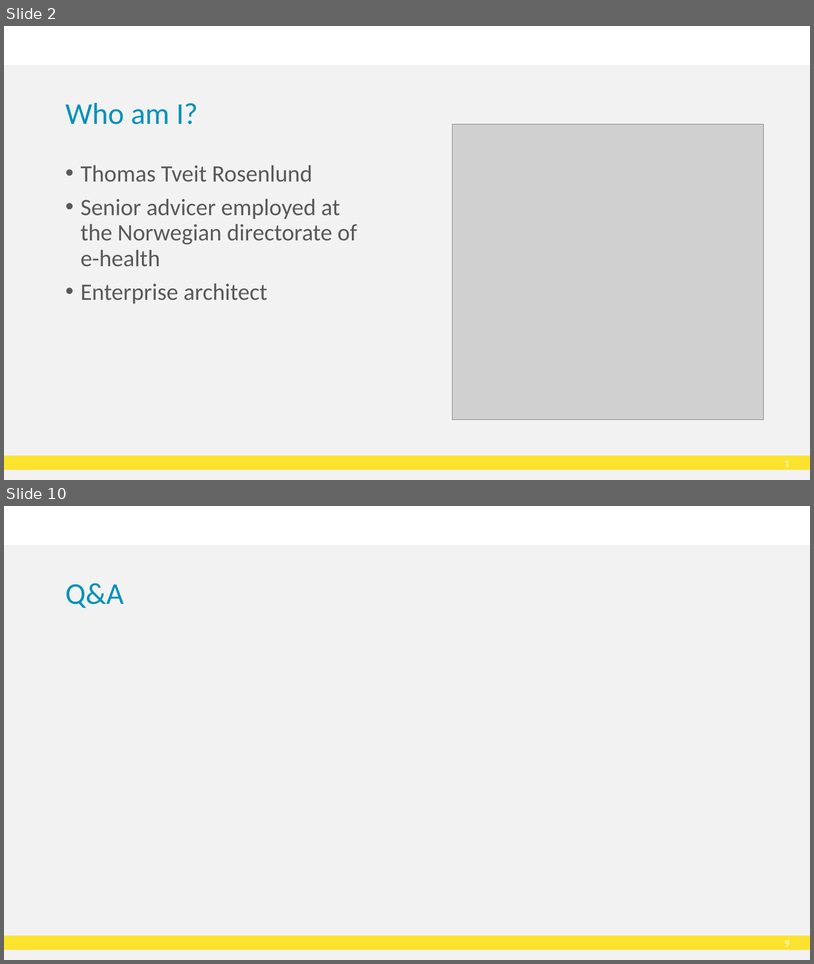
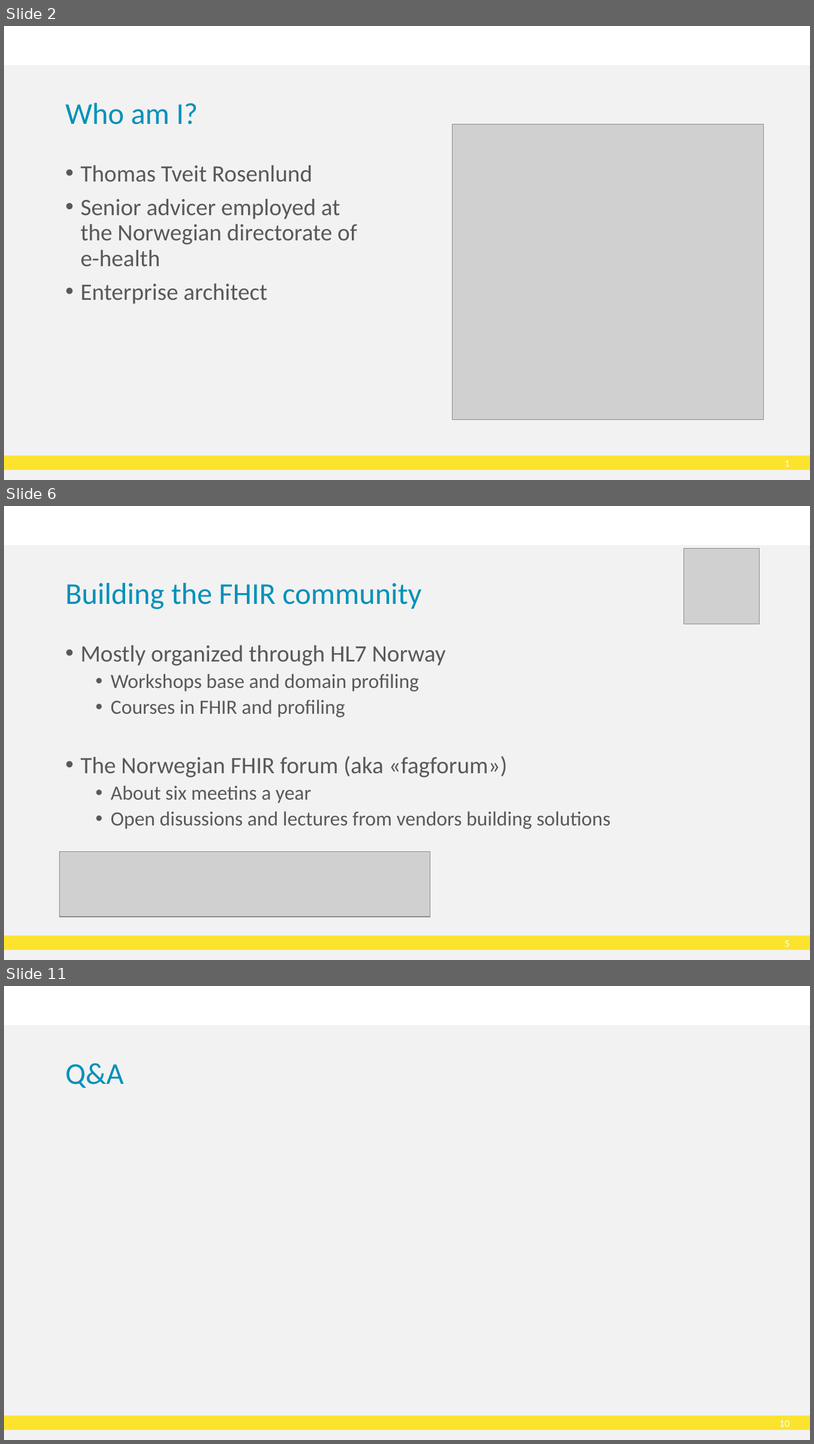
Before and after one commit to HL7Norway/best-practice, a slide deck: docs/presentasjoner/DD23_CT_230508_Thomas_Tveit_Rosenlund_FHIR-in-Norway.pptx. Shown one above the other, each under a label of ours: slides 2 and 10 before the commit, slides 2, 6 and 11 after it; the slides between them are not shown. The pictures are 814x964 and 814x1444 pixels, drawn with LibreOffice and Linux fonts; fonts in the diff are those of the drawing; grey boxes stand for pictures; background and template pictures are left out. Boxes give left, top, right and bottom in pixels: in the first picture for what was removed or moved away, otherwise in the second. Text is boxed around its words. In the diff, an @@ line names an element or a change of style, - is before the commit and + after.

```diff
--- a/docs/presentasjoner/DD23_CT_230508_Thomas_Tveit_Rosenlund_FHIR-in-Norway.pptx
+++ b/docs/presentasjoner/DD23_CT_230508_Thomas_Tveit_Rosenlund_FHIR-in-Norway.pptx
@@ slide 6 added at <box>4,506,810,960</box>, background #FFFFFF; not listed: 3 template elements that a slide beside it also shows @@
@@ picture added at <box>684,549,760,625</box> @@
@@ title added at <box>65,583,422,609</box>, 36 pt, text #0091B9 @@
+Building the FHIR community
@@ text added at <box>81,645,611,829</box>, 24 pt, text #595959 @@
+• Mostly organized through HL7 Norway
+  • Workshops base and domain profiling
+  • Courses in FHIR and profiling
+• The Norwegian FHIR forum (aka «fagforum»)
+  • About six meetins a year
+  • Open disussions and lectures from vendors building solutions
@@ picture added at <box>60,852,431,916</box> @@
@@ what was slide 10 is now slide 11 @@
@@ page number at <box>780,1420,790,1426</box>: text changed @@
-9
+10
```
Also in this commit, not shown: 4 slides changed, 3 other slides added, 2 slides removed.
